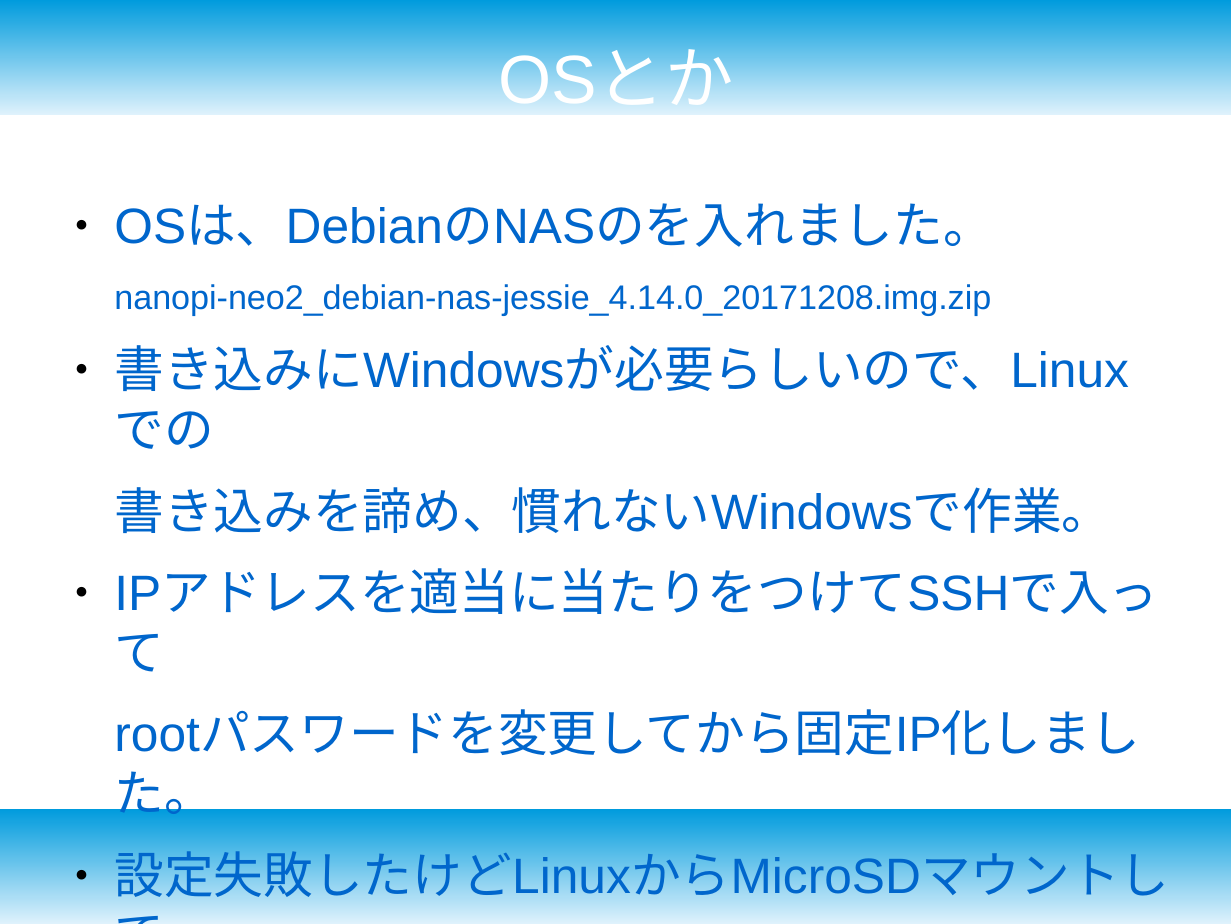
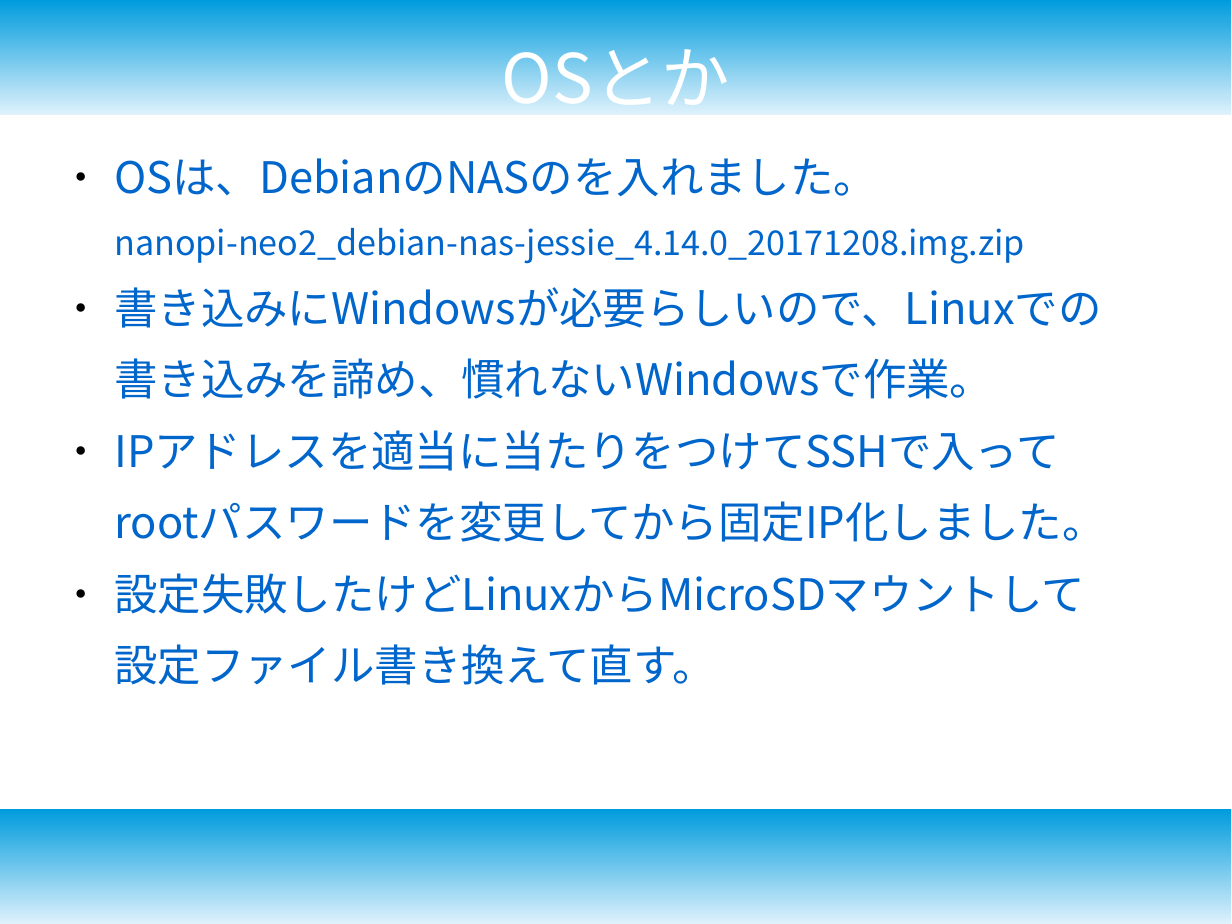
Before and after one commit to hidemune/nanoPI_git, a slide deck: slide 4 of GitWeb.odp. Drawn at 1232x924 pixels with LibreOffice and Linux fonts; fonts in the diff are those of the drawing. Boxes give left, top, right and bottom in pixels: in the first picture for what was removed or moved away, otherwise in the second. Text is boxed around its words. In the diff, an @@ line names an element or a change of style, - is before the commit and + after.

```diff
--- a/GitWeb.odp
+++ b/GitWeb.odp
@@ title "OSとか" moved from (x1=498, y1=48, x2=733, y2=115) to (x1=502, y1=33, x2=730, y2=120) @@
@@ title "OSとか" at (x1=502, y1=33, x2=730, y2=120): font Arial to Noto Sans CJK JP @@
@@ text "OSは、DebianのNASのを入れました。" moved from (x1=114, y1=203, x2=1169, y2=906) to (x1=114, y1=158, x2=1105, y2=685) @@
@@ text "OSは、DebianのNASのを入れました。" at (x1=114, y1=158, x2=1105, y2=685): size 32 to 28 pt in "OSは、DebianのNASのを入れました。", "書き込みにWindowsが必要らしいので、Linuxでの", "書き込みを諦め、慣れないWindowsで作業。", "IPアドレスを適当に当たりをつけてSSHで入って" and 3 more places; font Arial to Noto Sans CJK JP; less space between paragraphs @@
```
Also in this commit, not shown: 8 other slides changed, 3 other files.
